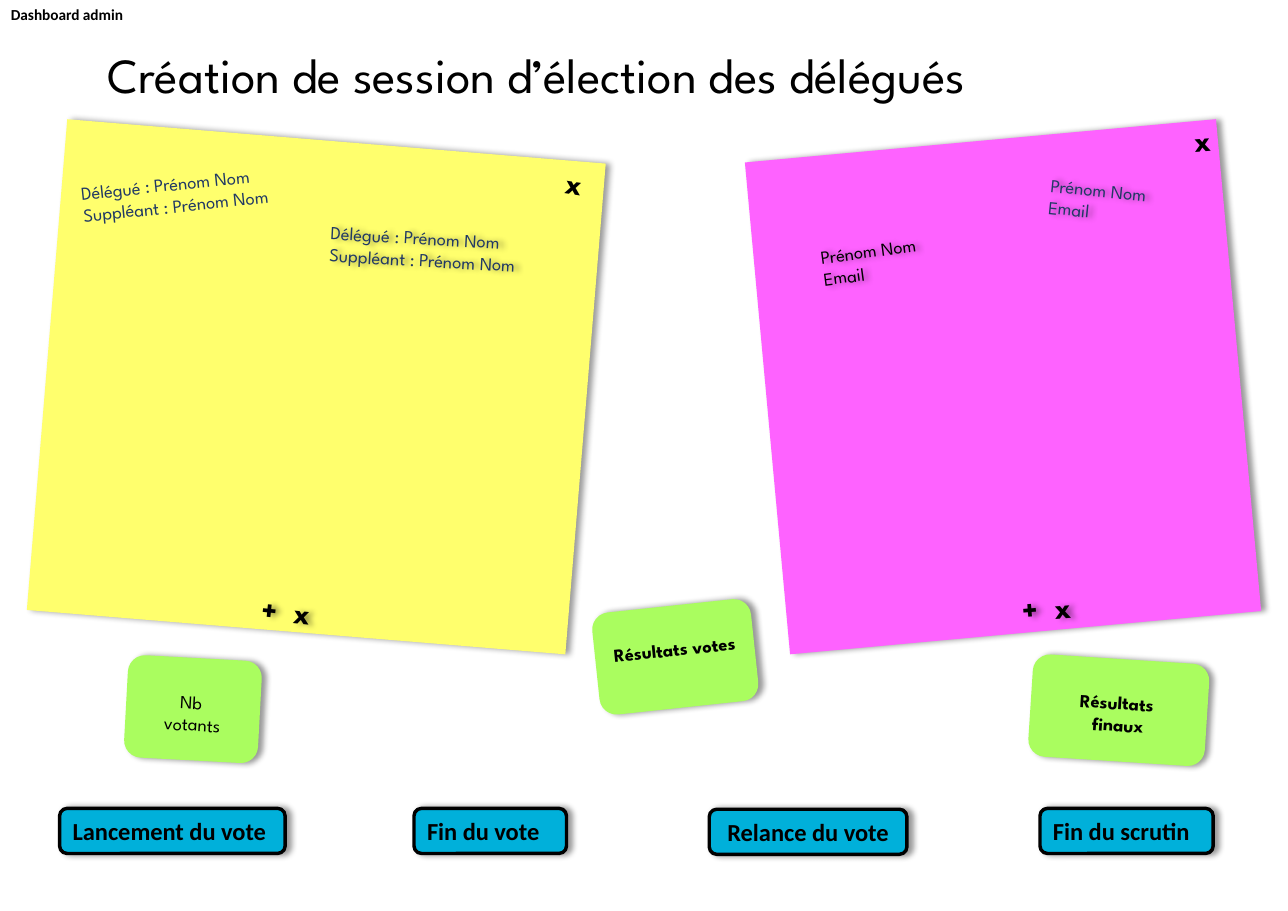
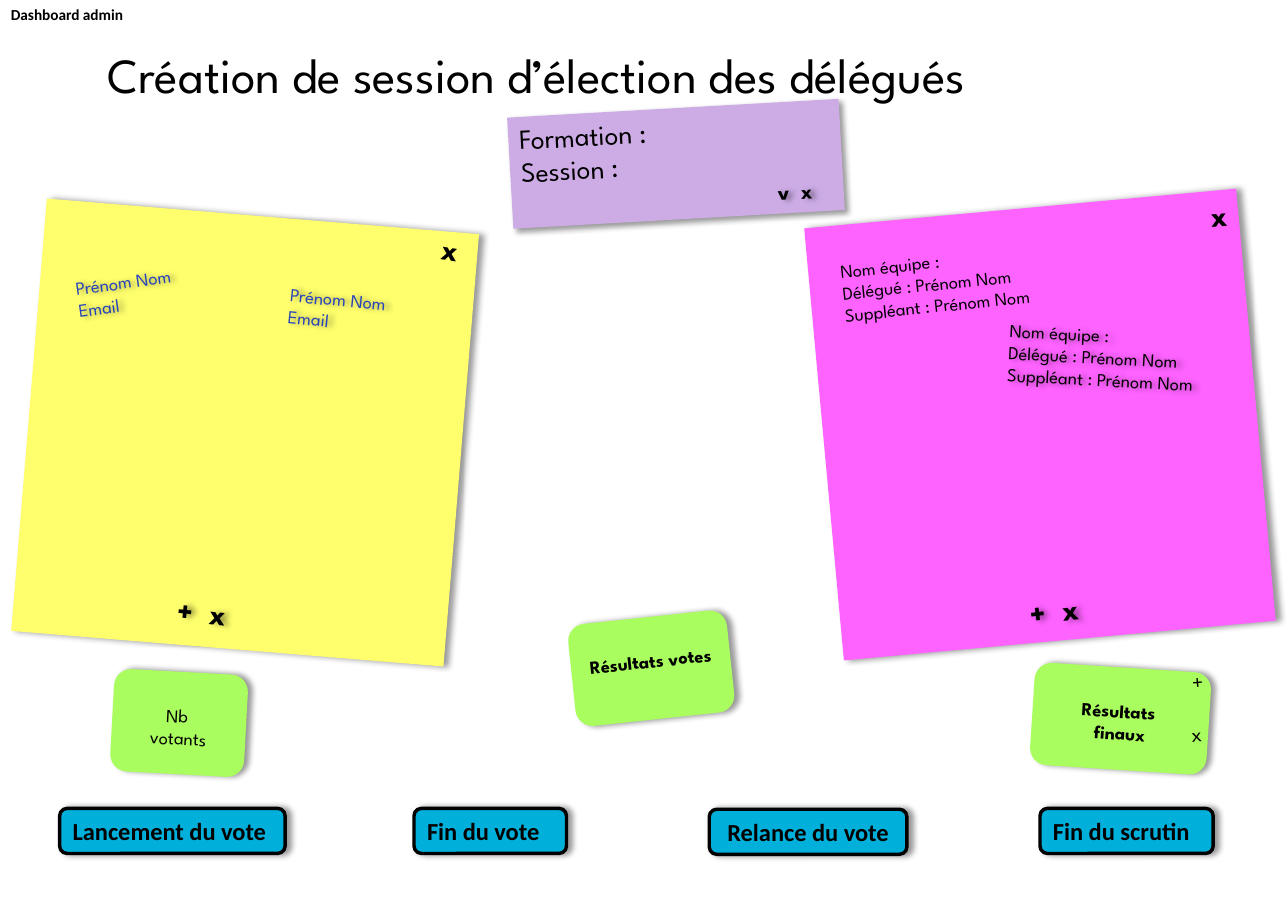
Before and after one commit to Nimwe/cballot, a slide deck: slide 1 of maquettes/Wireframe.pptx. Drawn at 1288x911 pixels with LibreOffice and Linux fonts; fonts in the diff are those of the drawing. Boxes give left, top, right and bottom in pixels: in the first picture for what was removed or moved away, otherwise in the second. Text is boxed around its words. In the diff, an @@ line names an element or a change of style, - is before the commit and + after.

```diff
--- a/maquettes/Wireframe.pptx
+++ b/maquettes/Wireframe.pptx
@@ rectangle added at [507, 99, 845, 228], fill #CDACE6, 18 pt, text #000000 @@
+Formation :
+Session :
@@ rectangle: place and size @@
-rectangle at [27, 120, 607, 655]
+rectangle at [12, 199, 480, 667]
@@ text added at [778, 189, 813, 200], 14 pt, text #000000, bold @@
+v x
@@ rectangle: place and size @@
-rectangle at [745, 119, 1261, 654]
+rectangle at [804, 188, 1276, 660]
@@ text "Nom équipe :": place and size @@
-text "Nom équipe :" at [82, 182, 269, 224]
+text "Nom équipe :" at [841, 259, 1030, 324]
@@ text "x": place and size @@
-text "x" at [1195, 138, 1212, 152]
+text "x" at [1211, 213, 1228, 227]
@@ text "x" rewrapped from [565, 180, 581, 196] to [441, 229, 457, 262] @@
@@ text "Prénom Nom": place and size @@
-text "Prénom Nom" at [822, 249, 878, 286]
+text "Prénom Nom" at [77, 280, 133, 317]
@@ text "Prénom Nom" at [77, 280, 133, 317]: text colour #000000 to #2643BC @@
@@ text at [841, 259, 931, 280]: paragraph added @@
+Nom équipe :
@@ text "Prénom Nom": place and size @@
-text "Prénom Nom" at [1048, 180, 1145, 218]
+text "Prénom Nom" at [287, 289, 385, 328]
@@ text "Prénom Nom" at [287, 289, 385, 328]: text colour #203864 to #2643BC @@
@@ text at [843, 277, 1030, 324]: text colour #203864 to #000000 in "Délégué : Prénom Nom", "Suppléant : Prénom Nom" @@
@@ text "Nom équipe :": place and size @@
-text "Nom équipe :" at [329, 227, 499, 270]
+text "Nom équipe :" at [1007, 325, 1177, 389]
@@ text at [1009, 325, 1099, 345]: paragraph added @@
+Nom équipe :
@@ text at [1007, 341, 1177, 389]: text colour #203864 to #000000 in "Délégué : Prénom Nom", "Suppléant : Prénom Nom" @@
@@ text "+ x" rewrapped from [293, 610, 310, 633] to [208, 611, 225, 626] @@
@@ text "+ x": place and size @@
-text "+ x" at [1055, 605, 1072, 629]
+text "+ x" at [1063, 606, 1079, 621]
@@ text "+ x" at [1063, 606, 1079, 621]: rotation 355 to 353 degrees @@
@@ rounded rectangle "Résultats votes": place and size @@
-rounded rectangle "Résultats votes" at [591, 598, 761, 717]
+rounded rectangle "Résultats votes" at [567, 609, 737, 728]
@@ rounded rectangle "Nb": place and size @@
-rounded rectangle "Nb" at [123, 654, 263, 764]
+rounded rectangle "Nb" at [110, 669, 249, 778]
@@ rounded rectangle "Résultats": place and size @@
-rounded rectangle "Résultats" at [1027, 653, 1210, 767]
+rounded rectangle "Résultats" at [1029, 662, 1212, 776]
@@ text added at [1192, 732, 1203, 742], 14 pt, text #000000 @@
++ x
```
Also in this commit, not shown: 2 other slides changed, 2 other files.
